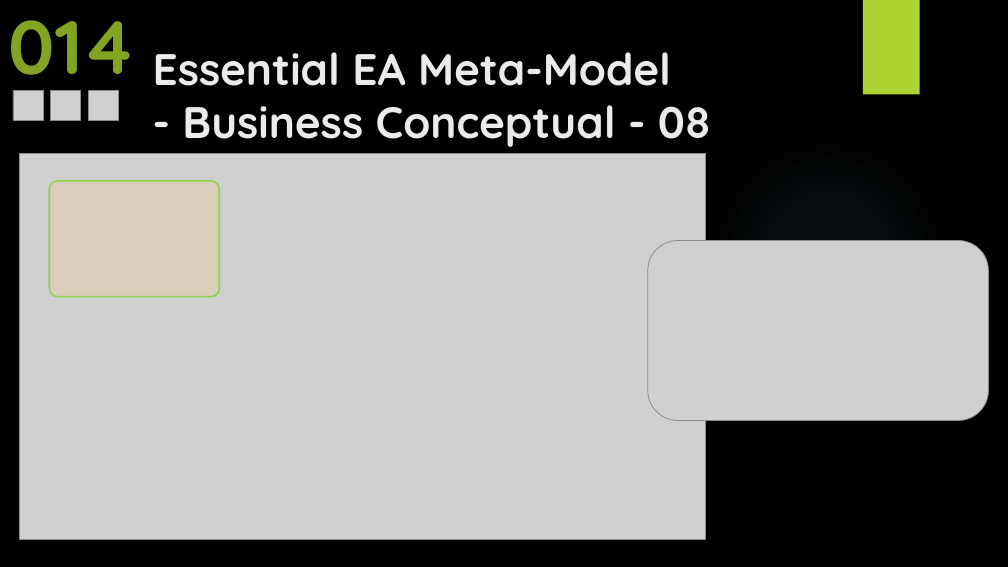
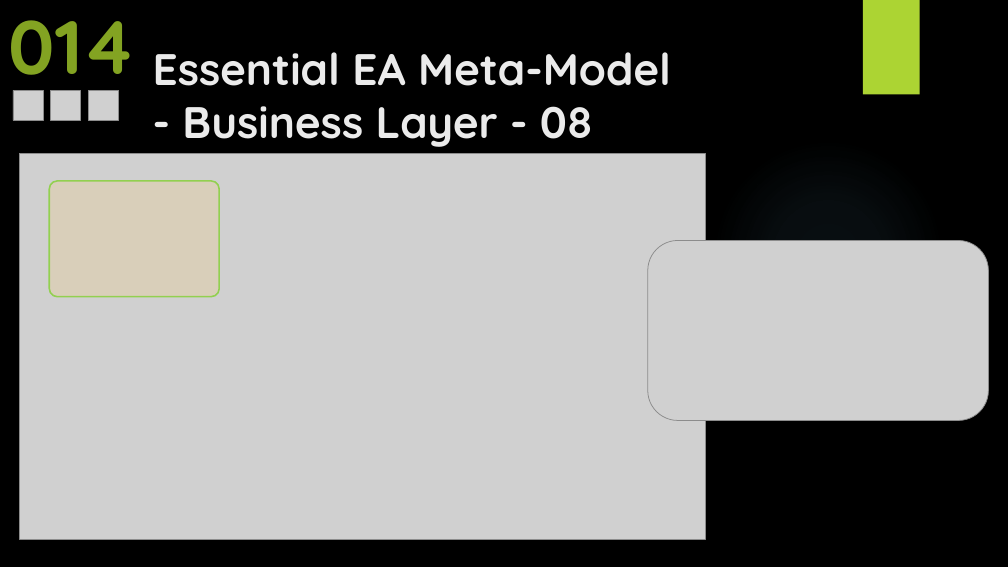
Before and after one commit to yasenstar/EA_MetaModel, a slide deck: slide 17 of Master_EAS_Meta-Model.pptx. Drawn at 1008x567 pixels with LibreOffice and Linux fonts; fonts in the diff are those of the drawing; grey boxes stand for pictures; background and template pictures are left out. Boxes give left, top, right and bottom in pixels: in the first picture for what was removed or moved away, otherwise in the second. Text is boxed around its words. In the diff, an @@ line names an element or a change of style, - is before the commit and + after.

```diff
--- a/Master_EAS_Meta-Model.pptx
+++ b/Master_EAS_Meta-Model.pptx
@@ title at bbox=[153, 52, 671, 147]: text changed @@
-Essential EA Meta-Model
-- Business Conceptual - 08
+Essential EA Meta-Model
+- Business Layer - 08
```
Also in this commit, not shown: 11 other slides changed, 1 slide added, 11 other files.
